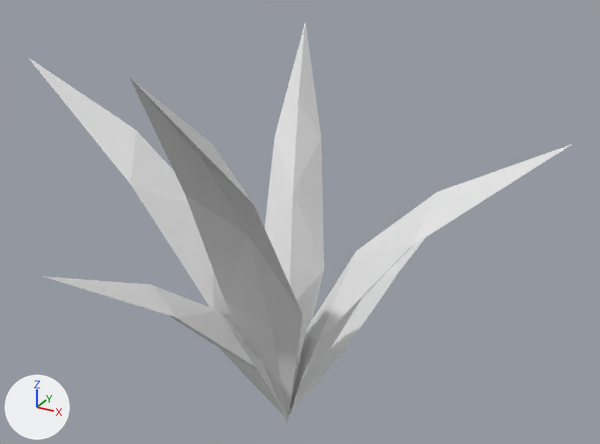
The OBJ model Assets/MapEditor/modular_terrain_collection/Hilly_Prop_Grass_Clump_4.obj, before and after one commit.
Camera for both pictures: a 50 mm lens placed at (0.428, -0.747, 0.614), pointed at (0.015, 0.005, 0.238). The axes (+X, +Y, +Z) are drawn at lower left. The lights are the same throughout. Where no turn or scale is listed for an object, it has been applied to the vertices.
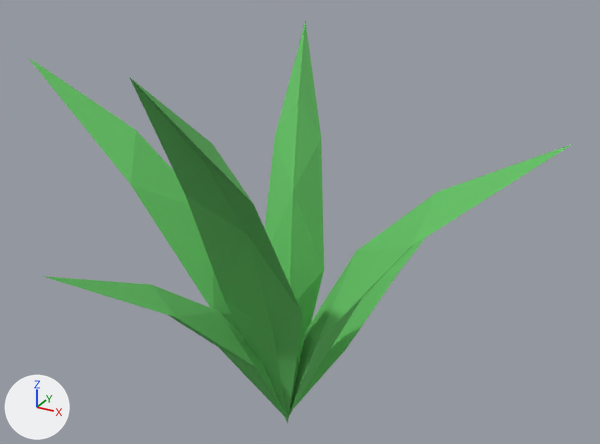
Location of each change, (x1, y1, x2, y2) in pixels of the pictures (600 x 444 px):
'object3', recoloured (white to green)
    both: (130, 78, 303, 423)
'object4', recoloured (white to green)
    both: (265, 21, 324, 400)
'object5', recoloured (white to green)
    both: (289, 144, 572, 416)
'object6', recoloured (white to green)
    both: (29, 58, 279, 407)
'object2', recoloured (white to green)
    both: (43, 276, 286, 416)
'object1', recoloured (white to green)
    both: (293, 238, 425, 409)

The change in detail:
Material 'Grass' (mat_grass) changes colour from white #e7e7e7 to green #66c366; in linear values from (0.8, 0.8, 0.8) to (0.133, 0.545, 0.133).
